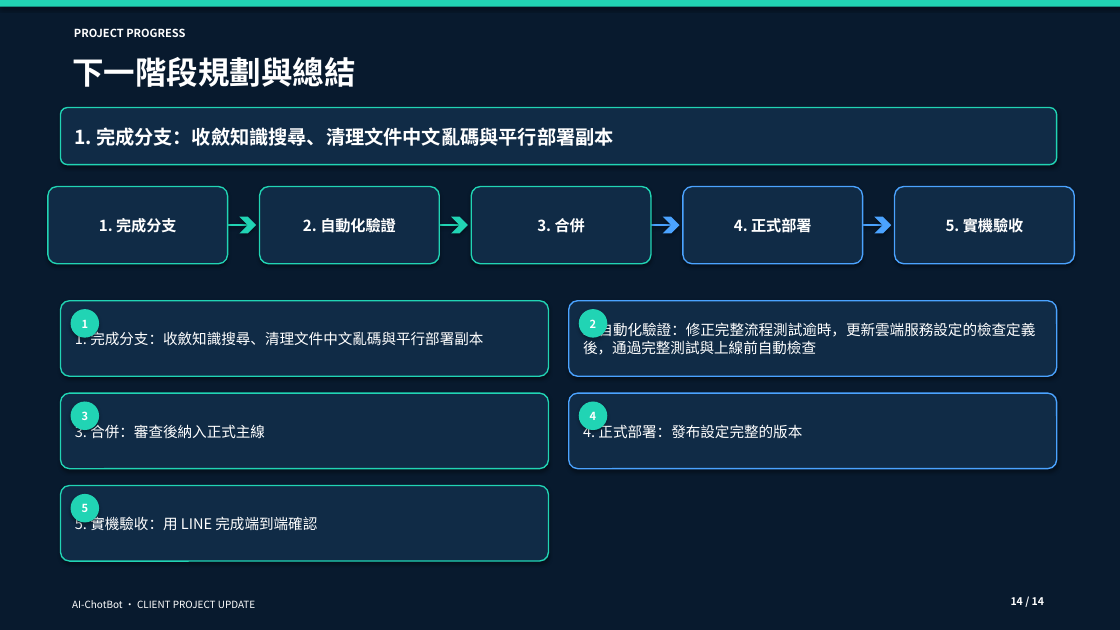
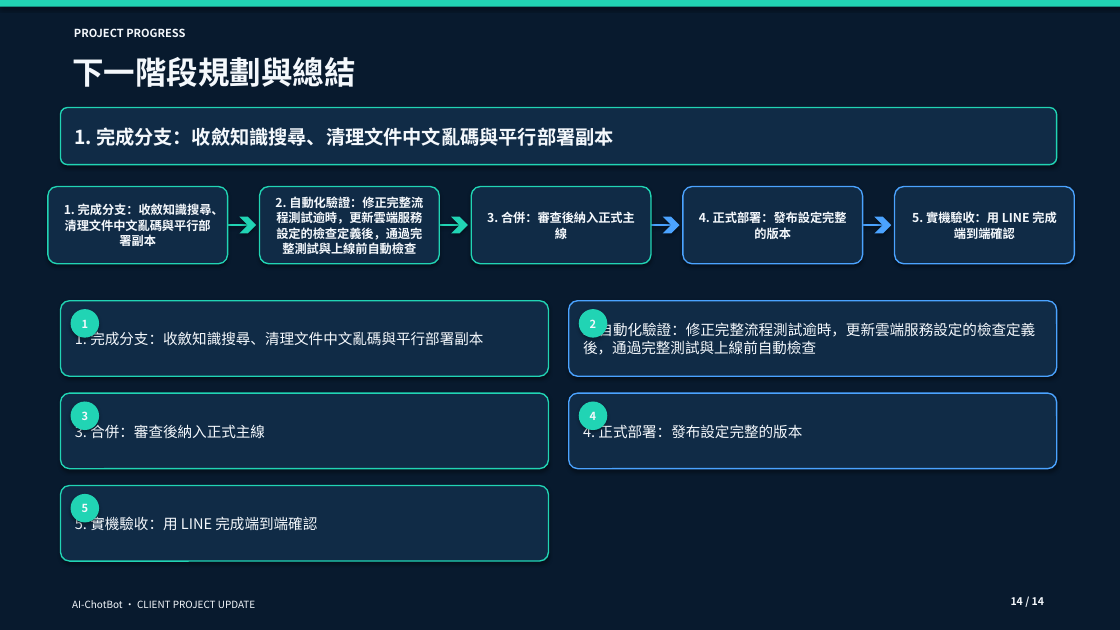
Before and after one commit to yamopeng0918/AI-ChotBot, a slide deck: slide 14 of docs/presentations/AI-ChotBot-project-progress-client.pptx. Drawn at 1120x630 pixels with LibreOffice and Linux fonts; fonts in the diff are those of the drawing. Boxes give left, top, right and bottom in pixels: in the first picture for what was removed or moved away, otherwise in the second. Text is boxed around its words. In the diff, an @@ line names an element or a change of style, - is before the commit and + after.

```diff
--- a/docs/presentations/AI-ChotBot-project-progress-client.pptx
+++ b/docs/presentations/AI-ChotBot-project-progress-client.pptx
@@ text in rounded rectangle at (64, 203, 224, 246): text changed; size 13 to 10.5 pt; text colour #FFFFFF to #F4F8FC @@
-1. 完成分支
+1. 完成分支：收斂知識搜尋、清理文件中文亂碼與平行部署副本
@@ text in rounded rectangle at (275, 196, 423, 254): text changed; size 13 to 10.5 pt; text colour #FFFFFF to #F4F8FC @@
-2. 自動化驗證
+2. 自動化驗證：修正完整流程測試逾時，更新雲端服務設定的檢查定義後，通過完整測試與上線前自動檢查
@@ text in rounded rectangle at (487, 211, 635, 242): text changed; size 13 to 10.5 pt; text colour #FFFFFF to #F4F8FC @@
-3. 合併
+3. 合併：審查後納入正式主線
@@ text in rounded rectangle at (699, 211, 847, 239): text changed; size 13 to 10.5 pt; text colour #FFFFFF to #F4F8FC @@
-4. 正式部署
+4. 正式部署：發布設定完整的版本
@@ text in rounded rectangle at (912, 211, 1056, 242): text changed; size 13 to 10.5 pt; text colour #FFFFFF to #F4F8FC @@
-5. 實機驗收
+5. 實機驗收：用 LINE 完成端到端確認
@@ rounded rectangle "2. 自動化驗證：修正完整流程測試逾時，更新雲端服務設定的檢查定義後，通過完整測試與上線前自動檢查" at (569, 301, 1057, 376): text colour #FFFFFF to #F4F8FC @@
```
Also in this commit, not shown: 13 other slides changed, 3 other files.
